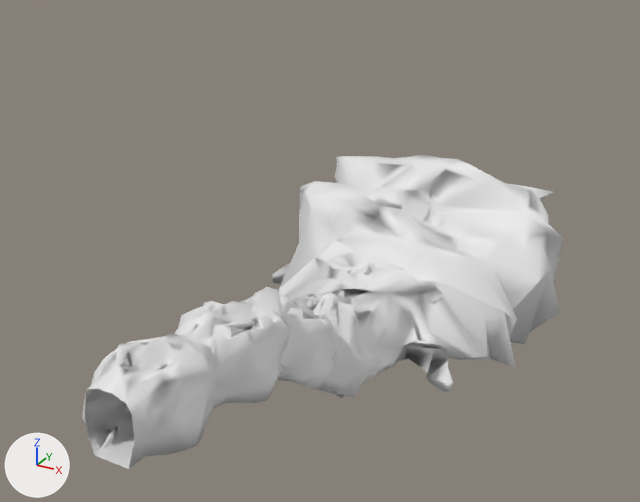
One commit to the Blender file art/models/props/lev0_cave.blend: the scene before it, then after it.
Camera for both pictures: a 50 mm lens placed at (203.0, -440.0, 289.0), pointed at (-9.0, -54.0, 96.0). The axes (+X, +Y, +Z) are drawn at lower left. The lights are the same throughout. The first picture is the older version.

The scene before the commit, as lines of its bpy script (objects in view):
```python
ob_cave_section_1 = bpy.data.objects.new('cave_section_1', me_sphere_001)
ob_cave_section_1.location = (0.0, 0.0, 23.0)
ob_cave_section_1.rotation_euler = (0.0, 0.0327, 1.571)  # degrees (0, 1.9, 90)
ob_cave_section_1.scale = (-29.6, -37.4, -26.2)
ob_cave_section_2 = bpy.data.objects.new('cave_section_2', me_sphere_002)
ob_cave_section_2.location = (0.0, 0.0, 23.0)
ob_cave_section_2.rotation_euler = (0.0, 0.0327, 1.571)  # degrees (0, 1.9, 90)
ob_cave_section_2.scale = (-29.6, -37.4, -26.2)
ob_cave_section_3 = bpy.data.objects.new('cave_section_3', me_sphere_003)
ob_cave_section_3.location = (0.0, 0.0, 23.0)
ob_cave_section_3.rotation_euler = (0.0, 0.0327, 1.571)  # degrees (0, 1.9, 90)
ob_cave_section_3.scale = (-29.6, -37.4, -26.2)
ob_cave_section_4 = bpy.data.objects.new('cave_section_4', me_sphere_004)
ob_cave_section_4.location = (0.0, 0.0, 23.0)
ob_cave_section_4.rotation_euler = (0.0, 0.0327, 1.571)  # degrees (0, 1.9, 90)
ob_cave_section_4.scale = (-29.6, -37.4, -26.2)
ob_cave_section_5 = bpy.data.objects.new('cave_section_5', me_sphere_011)
ob_cave_section_5.location = (0.0, 0.0, 23.0)
ob_cave_section_5.rotation_euler = (0.0, 0.0327, 1.571)  # degrees (0, 1.9, 90)
ob_cave_section_5.scale = (-29.6, -37.4, -26.2)
```
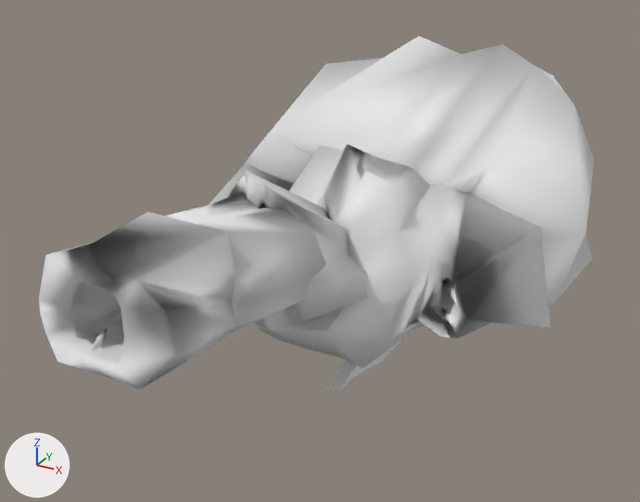
Where the change shows, as pixel boxes [x1, y1, x2, y2] in the pictures (640 x 502 px):
'cave_section_5', reshaped, moved (32% wider, 43% taller): before [272, 154, 564, 345]; after [209, 36, 594, 310]
'cave_section_4', reshaped, moved (23% wider, 41% taller): before [278, 240, 516, 399]; after [257, 144, 550, 368]
'cave_section_1', reshaped, moved (49% wider, 31% taller): before [82, 334, 215, 469]; after [39, 212, 237, 389]
'cave_section_2', reshaped, moved: before [174, 297, 291, 409]; after [166, 192, 326, 334]
'cave_section_3', reshaped, moved (58% wider, 53% taller): before [252, 287, 340, 391]; after [229, 170, 369, 330]
part 1 of me_sphere_011, built on: before [300, 183, 346, 230]; after [209, 36, 594, 310]
part 2 of me_sphere_001, built on: after [39, 212, 237, 389]
part 3 of me_sphere_002, added: after [166, 192, 326, 334]
part 4 of me_sphere_003, built on (mostly hidden before): before [315, 313, 327, 319]; after [229, 170, 369, 330]
part 5 of me_sphere_004, built on: before [306, 292, 453, 392]; after [257, 144, 550, 368]

Patch to the scene script:
```diff
--- a/art/models/props/lev0_cave.blend.py
+++ b/art/models/props/lev0_cave.blend.py
@@ me_sphere_011 @@
 # used by ob_cave_section_5; location = (0.0, 0.0, 23.0); rotation_euler = (0.0, 0.0327, 1.571), in degrees (0, 1.9, 90); scale = (-29.6, -37.4, -26.2)
-me_sphere_011.from_pydata(...)  # 374 vertices, 343 faces; spans x -4.0..-0.03, y -2.99..2.43, z -3.39..0.8
+me_sphere_011.from_pydata(...)  # 421 vertices, 418 faces; spans x -4.16..-0.01, y -3.58..3.17, z -4.54..2.39
+# me_sphere_011 part 1: 28 vertices removed from x -4.0..-1.47, y -2.0..1.52, z -2.99..0.76; 75 vertices added at x -4.16..-0.01, y -3.58..3.17, z -4.54..2.39
@@ me_sphere_001 @@
 # used by ob_cave_section_1; location = (0.0, 0.0, 23.0); rotation_euler = (0.0, 0.0327, 1.571), in degrees (0, 1.9, 90); scale = (-29.6, -37.4, -26.2)
-me_sphere_001.from_pydata(...)  # 356 vertices, 337 faces; spans x 6.05..8.0, y -0.59..0.69, z -3.34..-1.77
+me_sphere_001.from_pydata(...)  # 382 vertices, 379 faces; spans x 6.05..8.07, y -0.76..0.9, z -3.5..-1.38
+# me_sphere_001 part 2: 2 vertices removed from x 6.24..6.36, y -0.13..-0.09, z -3.08..-3.0; 28 vertices added at x 6.05..8.07, y -0.76..0.9, z -3.5..-1.38
@@ me_sphere_002 @@
 # used by ob_cave_section_2; location = (0.0, 0.0, 23.0); rotation_euler = (0.0, 0.0327, 1.571), in degrees (0, 1.9, 90); scale = (-29.6, -37.4, -26.2)
-me_sphere_002.from_pydata(...)  # 744 vertices, 723 faces; spans x 4.34..6.32, y -0.6..0.69, z -3.25..-1.41
+me_sphere_002.from_pydata(...)  # 776 vertices, 778 faces; spans x 4.34..6.32, y -0.96..0.99, z -3.39..-1.21
+# me_sphere_002 part 3: 40 vertices added at x 4.34..6.32, y -0.96..0.99, z -3.39..-1.21
+# other edits to the shape of me_sphere_002 do not show in these pictures
@@ me_sphere_003 @@
 # used by ob_cave_section_3; location = (0.0, 0.0, 23.0); rotation_euler = (0.0, 0.0327, 1.571), in degrees (0, 1.9, 90); scale = (-29.6, -37.4, -26.2)
-me_sphere_003.from_pydata(...)  # 1007 vertices, 985 faces; spans x 2.33..4.7, y -0.6..0.69, z -3.09..-0.28
+me_sphere_003.from_pydata(...)  # 1051 vertices, 1051 faces; spans x 2.33..4.71, y -0.76..0.83, z -3.65..-0.01
+# me_sphere_003 part 4: 18 vertices moved from x 2.46..3.29, y -0.19..0.31, z -1.96..-1.41 to x 2.46..3.27, y -0.19..0.29, z -1.94..-1.37; 44 vertices added at x 2.33..4.71, y -0.76..0.83, z -3.65..-0.01
@@ me_sphere_004 @@
 # used by ob_cave_section_4; location = (0.0, 0.0, 23.0); rotation_euler = (0.0, 0.0327, 1.571), in degrees (0, 1.9, 90); scale = (-29.6, -37.4, -26.2)
-me_sphere_004.from_pydata(...)  # 880 vertices, 855 faces; spans x -0.76..3.04, y -1.95..2.38, z -1.9..0.76
+me_sphere_004.from_pydata(...)  # 963 vertices, 967 faces; spans x -1.87..3.04, y -2.3..2.83, z -3.31..0.94
+# me_sphere_004 part 5: 14 vertices moved from x 1.55..2.34, y -0.2..0.34, z -1.85..-1.33 to x 1.54..2.28, y -0.21..0.33, z -1.86..-1.32; 15 vertices removed from x 1.52..2.41, y -0.24..1.81, z -1.71..-0.42; 97 vertices added at x -0.77..3.02, y -2.3..2.83, z -3.31..0.94
+# other edits to the shape of me_sphere_004 do not show in these pictures
@@ ob_cave_section_5 @@
 ob_cave_section_5 = bpy.data.objects.new('cave_section_5', me_sphere_011)
-ob_cave_section_5.location = (0.0, 0.0, 23.0)
+ob_cave_section_5.location = (0.0, 0.0, 66.5)
 ob_cave_section_5.rotation_euler = (0.0, 0.0327, 1.571)  # degrees (0, 1.9, 90)
@@ ob_cave_section_1 @@
 ob_cave_section_1 = bpy.data.objects.new('cave_section_1', me_sphere_001)
-ob_cave_section_1.location = (0.0, 0.0, 23.0)
+ob_cave_section_1.location = (0.0, 0.0, 66.5)
 ob_cave_section_1.rotation_euler = (0.0, 0.0327, 1.571)  # degrees (0, 1.9, 90)
@@ ob_cave_section_2 @@
 ob_cave_section_2 = bpy.data.objects.new('cave_section_2', me_sphere_002)
-ob_cave_section_2.location = (0.0, 0.0, 23.0)
+ob_cave_section_2.location = (0.0, 0.0, 66.5)
 ob_cave_section_2.rotation_euler = (0.0, 0.0327, 1.571)  # degrees (0, 1.9, 90)
@@ ob_cave_section_3 @@
 ob_cave_section_3 = bpy.data.objects.new('cave_section_3', me_sphere_003)
-ob_cave_section_3.location = (0.0, 0.0, 23.0)
+ob_cave_section_3.location = (0.0, 0.0, 66.5)
 ob_cave_section_3.rotation_euler = (0.0, 0.0327, 1.571)  # degrees (0, 1.9, 90)
@@ ob_cave_section_4 @@
 ob_cave_section_4 = bpy.data.objects.new('cave_section_4', me_sphere_004)
-ob_cave_section_4.location = (0.0, 0.0, 23.0)
+ob_cave_section_4.location = (0.0, 0.0, 66.5)
 ob_cave_section_4.rotation_euler = (0.0, 0.0327, 1.571)  # degrees (0, 1.9, 90)
```
